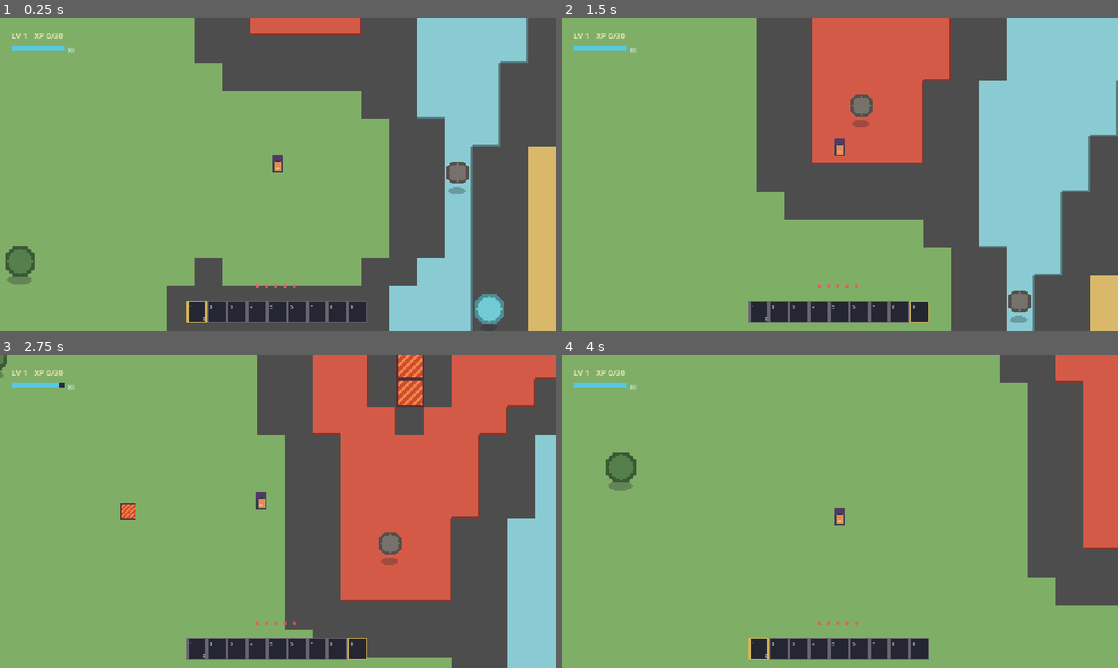
Above: before the commit, frames 1-4 (two rows, left to right).
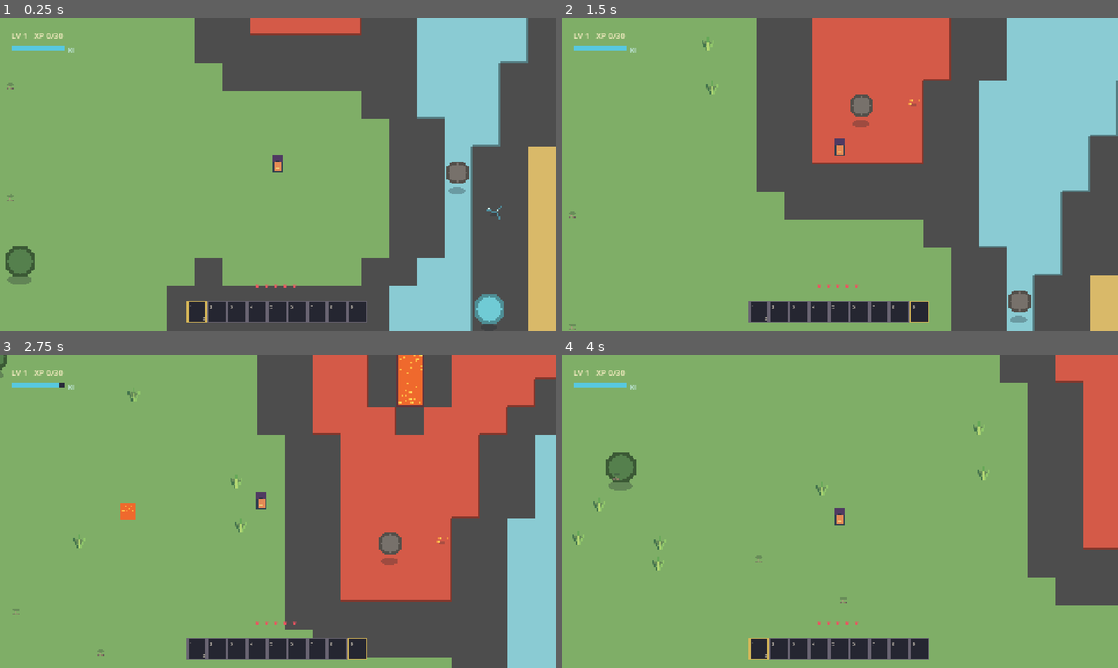
Above: after the commit, the same moments.

Repository: tnvr07/GameZero
Game: Godot game, scene res://scenes/main.tscn
Same seed, same stepped clock (60 frames per second), same inputs: the game is played once before the commit and once after it.
Inputs:
- Up to frame 1 (0.25 s): no input
- Up to frame 2 (1.5 s): tap Enter at 0.5 s; hold W from 0.53 s (still down); tap 1 at 0.6 s; tap Space at 0.77 s; tap 9 at 1.35 s
- Up to frame 3 (2.75 s): tap Space at 1.52 s; release W at 2.03 s; hold A from 2.03 s (still down); tap J at 2.1 s
- Up to frame 4 (4 s): tap Shift at 2.85 s; tap Space at 3.02, 3.77 s; release A at 3.53 s; hold S from 3.53 s (still down); tap 1 at 3.6 s

The runs differ from the first frame. In frame 1, less than 0.1% of the frame differs, in the area x 1-91%, y 20-65%; in frame 2, 0.1%; in frame 3, 1.1%, in the area x 2-81%, y 0-97%; in frame 4, 0.3%.

Commit message:
Add ground detail textures and implement ground detail scattering in the world generation

Diff:
--- a/scripts/art_assets.gd
+++ b/scripts/art_assets.gd
@@ -14,8 +14,10 @@
 
 static var _terrain_texture: Texture2D
 static var _lava_texture: Texture2D
+static var _lava_blast_texture: Texture2D
 static var _player_texture: Texture2D
 static var _decoration_textures: Array[Texture2D] = []
+static var _ground_detail_textures: Dictionary = {}
 static var _decoration_image: Image
 static var _decoration_image_checked := false
 
@@ -58,15 +60,111 @@
 
 static func lava_texture() -> Texture2D:
 	if _lava_texture == null:
-		var image := Image.create(16, 16, false, Image.FORMAT_RGBA8)
-		for y in range(16):
-			for x in range(16):
-				var color := Color("#cf4a32") if ((x + y) % 5 < 3) else Color("#f08a43")
-				if x == 0 or y == 0 or x == 15 or y == 15:
-					color = Color("#542f37")
-				image.set_pixel(x, y, color)
+		var image := Image.create(256, 256, false, Image.FORMAT_RGBA8)
+		for shore_mask in range(16):
+			for variation in range(16):
+				var rng := RandomNumberGenerator.new()
+				rng.seed = 6043 + shore_mask * 97 + variation
+				var tile_origin := Vector2i(
+					((shore_mask & 3) * 4 + (variation & 3)) * 16,
+					((shore_mask >> 2) * 4 + (variation >> 2)) * 16
+				)
+				image.fill_rect(Rect2i(tile_origin, Vector2i(16, 16)), Color("#ef692d"))
+				for speckle in range(12):
+					var speckle_origin := tile_origin + Vector2i(rng.randi_range(1, 14), rng.randi_range(1, 14))
+					image.set_pixelv(speckle_origin, Color("#ffb844"))
+					if rng.randf() < 0.35:
+						image.set_pixelv(speckle_origin + Vector2i(1, 0), Color("#ffd65a"))
+				for side in range(4):
+					if (shore_mask & (1 << side)) == 0:
+						continue
+					for offset in range(16):
+						match side:
+							0:
+								image.set_pixel(tile_origin.x + offset, tile_origin.y, Color("#63343b"))
+							1:
+								image.set_pixel(tile_origin.x + 15, tile_origin.y + offset, Color("#63343b"))
+							2:
+								image.set_pixel(tile_origin.x + offset, tile_origin.y + 15, Color("#63343b"))
+							3:
+								image.set_pixel(tile_origin.x, tile_origin.y + offset, Color("#63343b"))
 		_lava_texture = ImageTexture.create_from_image(image)
 	return _lava_texture
+
+static func lava_blast_texture() -> Texture2D:
+	if _lava_blast_texture == null:
+		var lava_image := lava_texture().get_image()
+		_lava_blast_texture = ImageTexture.create_from_image(lava_image.get_region(Rect2i(0, 0, 16, 16)))
+	return _lava_blast_texture
+
+static func ground_detail_texture(kind: int, variation: int) -> Texture2D:
+	var texture_key := kind * 32 + posmod(variation, 32)
+	if _ground_detail_textures.has(texture_key):
+		return _ground_detail_textures[texture_key]
+	var image := Image.create(16, 16, false, Image.FORMAT_RGBA8)
+	var rng := RandomNumberGenerator.new()
+	rng.seed = 521 + texture_key * 97
+	match kind:
+		0:
+			_draw_detail_line(image, Vector2i(7, 13), Vector2i(5, 8), Color("#42734c"))
+			_draw_detail_line(image, Vector2i(8, 13), Vector2i(8, 6), Color("#67a858"))
+			_draw_detail_line(image, Vector2i(9, 13), Vector2i(11, 8), Color("#91c76b"))
+			_draw_detail_line(image, Vector2i(8, 13), Vector2i(8, 9), Color("#b3d773"))
+		1:
+			_set_detail_pixel(image, Vector2i(6, 12), Color("#776e61"))
+			_set_detail_pixel(image, Vector2i(7, 11), Color("#a89b7b"))
+			_set_detail_pixel(image, Vector2i(8, 12), Color("#8f8065"))
+			_set_detail_pixel(image, Vector2i(9, 12), Color("#625d56"))
+		2:
+			var crack_glow := Color(1.0, 0.40, 0.08, 0.34)
+			var crack_core := Color("#ffbf4e")
+			_draw_detail_glow_line(image, Vector2i(3, 8), Vector2i(7, 7), crack_glow, crack_core)
+			_draw_detail_glow_line(image, Vector2i(7, 7), Vector2i(10, 4), crack_glow, crack_core)
+			_draw_detail_glow_line(image, Vector2i(7, 7), Vector2i(12, 10), crack_glow, crack_core)
+		3:
+			for speckle in range(4):
+				var point := Vector2i(rng.randi_range(3, 12), rng.randi_range(4, 12))
+				_set_detail_pixel(image, point, Color("#f28d42"))
+				if rng.randf() < 0.5:
+					_set_detail_pixel(image, point + Vector2i(1, 0), Color("#ffc653"))
+		4:
+			var ice_crack := Color("#4e8d9d")
+			_draw_detail_line(image, Vector2i(3, 7), Vector2i(8, 8), ice_crack)
+			_draw_detail_line(image, Vector2i(8, 8), Vector2i(11, 5), ice_crack)
+			_draw_detail_line(image, Vector2i(8, 8), Vector2i(10, 12), ice_crack)
+			_set_detail_pixel(image, Vector2i(4, 6), Color("#d6f5ed"))
+			_set_detail_pixel(image, Vector2i(9, 7), Color("#b6e2df"))
+		5:
+			var rock_color := Color("#8a7455")
+			_set_detail_pixel(image, Vector2i(6, 11), rock_color.darkened(0.3))
+			_set_detail_pixel(image, Vector2i(7, 10), rock_color.lightened(0.2))
+			_set_detail_pixel(image, Vector2i(8, 10), rock_color)
+			_set_detail_pixel(image, Vector2i(9, 11), rock_color.darkened(0.15))
+			if rng.randf() < 0.5:
+				_set_detail_pixel(image, Vector2i(11, 12), rock_color.lightened(0.1))
+	_ground_detail_textures[texture_key] = ImageTexture.create_from_image(image)
+	return _ground_detail_textures[texture_key]
+
+static func _set_detail_pixel(image: Image, point: Vector2i, color: Color) -> void:
+	if point.x >= 0 and point.x < image.get_width() and point.y >= 0 and point.y < image.get_height():
+		image.set_pixelv(point, color)
+
+static func _draw_detail_line(image: Image, start: Vector2i, finish: Vector2i, color: Color) -> void:
+	var distance := maxi(absi(finish.x - start.x), absi(finish.y - start.y))
+	for step in range(distance + 1):
+		var weight := float(step) / maxf(1.0, float(distance))
+		_set_detail_pixel(image, Vector2i(roundi(lerpf(start.x, finish.x, weight)), roundi(lerpf(start.y, finish.y, weight))), color)
+
+static func _draw_detail_glow_line(image: Image, start: Vector2i, finish: Vector2i, glow: Color, core: Color) -> void:
+	var distance := maxi(absi(finish.x - start.x), absi(finish.y - start.y))
+	for step in range(distance + 1):
+		var weight := float(step) / maxf(1.0, float(distance))
+		var point := Vector2i(roundi(lerpf(start.x, finish.x, weight)), roundi(lerpf(start.y, finish.y, weight)))
+		_set_detail_pixel(image, point + Vector2i(0, -1), glow)
+		_set_detail_pixel(image, point + Vector2i(0, 1), glow)
+		_set_detail_pixel(image, point + Vector2i(-1, 0), glow)
+		_set_detail_pixel(image, point + Vector2i(1, 0), glow)
+		_set_detail_pixel(image, point, core)
 
 static func player_texture() -> Texture2D:
 	if _player_texture != null:
--- /dev/null
+++ b/scripts/ground_detail.gd
@@ -0,0 +1,18 @@
+extends Node2D
+
+const ArtAssets = preload("res://scripts/art_assets.gd")
+
+var kind := 0
+var variation := 0
+
+func _ready() -> void:
+	var sprite := Sprite2D.new()
+	sprite.texture = ArtAssets.ground_detail_texture(kind, variation)
+	sprite.position.y = -1.0
+	add_child(sprite)
+
+func _draw() -> void:
+	var shadow_radius := 3.0 if kind == 0 or kind == 2 or kind == 4 else 2.0
+	draw_set_transform(Vector2(0, 1), 0.0, Vector2(1.0, 0.4))
+	draw_circle(Vector2.ZERO, shadow_radius, Color(0.12, 0.15, 0.18, 0.24))
+	draw_set_transform(Vector2.ZERO, 0.0, Vector2.ONE)
--- a/scripts/projectile.gd
+++ b/scripts/projectile.gd
@@ -15,7 +15,7 @@
 	shape_node.shape = shape
 	add_child(shape_node)
 	var sprite := Sprite2D.new()
-	sprite.texture = ArtAssets.lava_texture()
+	sprite.texture = ArtAssets.lava_blast_texture()
 	sprite.scale = Vector2(0.55, 0.55)
 	add_child(sprite)
 	body_entered.connect(_on_body_entered)
--- a/scripts/world.gd
+++ b/scripts/world.gd
@@ -3,11 +3,19 @@
 const ArtAssets = preload("res://scripts/art_assets.gd")
 const DecorationScript = preload("res://scripts/decoration.gd")
 const EnemyScript = preload("res://scripts/enemy.gd")
+const GroundDetailScript = preload("res://scripts/ground_detail.gd")
 
 const WORLD_RADIUS := 64
 const DECORATION_COUNT := 300
+const GROUND_DETAIL_COUNT := 480
 const TERRAIN_SOURCE_ID := 0
 const LAVA_SOURCE_ID := 1
+const CARDINAL_OFFSETS: Array[Vector2i] = [
+	Vector2i.UP,
+	Vector2i.RIGHT,
+	Vector2i.DOWN,
+	Vector2i.LEFT,
+]
 
 var player: CharacterBody2D
 var ground: TileMapLayer
@@ -60,7 +68,9 @@
 	var lava_source := TileSetAtlasSource.new()
 	lava_source.texture = ArtAssets.lava_texture()
 	lava_source.texture_region_size = Vector2i(16, 16)
-	lava_source.create_tile(Vector2i.ZERO)
+	for shore_mask in range(16):
+		for variation in range(16):
+			lava_source.create_tile(_lava_atlas_coords(shore_mask, variation))
 	tile_set.add_source(lava_source, LAVA_SOURCE_ID)
 	ground.tile_set = tile_set
 	add_child(ground)
@@ -99,7 +109,6 @@
 			var cell := Vector2i(x, y)
 			var variation := _variation_noise.get_noise_2d(x, y)
 			if biome == 1 and variation > 0.62:
-				ground.set_cell(cell, LAVA_SOURCE_ID, Vector2i.ZERO)
 				_lava_cells[cell] = true
 			else:
 				match biome:
@@ -115,6 +124,19 @@
 	ground.set_cells_terrain_connect(fire_cells, 0, 1, true)
 	ground.set_cells_terrain_connect(ice_cells, 0, 2, true)
 	ground.set_cells_terrain_connect(desert_cells, 0, 3, true)
+	for lava_cell in _lava_cells:
+		var shore_mask := 0
+		for side in range(CARDINAL_OFFSETS.size()):
+			if not _lava_cells.has(lava_cell + CARDINAL_OFFSETS[side]):
+				shore_mask |= 1 << side
+		var variation := posmod(hash(lava_cell), 16)
+		ground.set_cell(lava_cell, LAVA_SOURCE_ID, _lava_atlas_coords(shore_mask, variation))
+
+func _lava_atlas_coords(shore_mask: int, variation: int) -> Vector2i:
+	return Vector2i(
+		(shore_mask & 3) * 4 + (variation & 3),
+		(shore_mask >> 2) * 4 + (variation >> 2)
+	)
 
 func _biome_for_value(value: float) -> int:
 	if value > 0.26:
@@ -143,6 +165,47 @@
 		decorations.add_child(decoration)
 		placed += 1
 
+	_scatter_ground_details(rng)
+
+func _scatter_ground_details(rng: RandomNumberGenerator) -> void:
+	var attempts := 0
+	var placed := 0
+	while placed < GROUND_DETAIL_COUNT and attempts < GROUND_DETAIL_COUNT * 12:
+		attempts += 1
+		var cell := Vector2i(rng.randi_range(-WORLD_RADIUS, WORLD_RADIUS), rng.randi_range(-WORLD_RADIUS, WORLD_RADIUS))
+		if cell.length() < 5 or _lava_cells.has(cell):
+			continue
+		var biome := _biome_for_value(_biome_noise.get_noise_2d(cell.x, cell.y))
+		var detail_chance := 0.0
+		match biome:
+			0:
+				detail_chance = 0.84
+			1:
+				detail_chance = 0.82
+			2:
+				detail_chance = 0.55
+			_:
+				detail_chance = 0.76
+		if rng.randf() > detail_chance:
+			continue
+		var detail := GroundDetailScript.new()
+		detail.kind = _ground_detail_kind(biome, rng)
+		detail.variation = rng.randi()
+		detail.position = ground.map_to_local(cell) + Vector2(rng.randf_range(-5.0, 5.0), rng.randf_range(-5.0, 5.0))
+		decorations.add_child(detail)
+		placed += 1
+
+func _ground_detail_kind(biome: int, rng: RandomNumberGenerator) -> int:
+	match biome:
+		0:
+			return 0 if rng.randf() < 0.56 else 1
+		1:
+			return 2 if rng.randf() < 0.64 else 3
+		2:
+			return 4
+		_:
+			return 5
+
 func _decoration_kind(biome: int, variation: float, rng: RandomNumberGenerator) -> int:
 	match biome:
 		0:
Not shown, added: scripts/ground_detail.gd.uid
Not shown, changed: README.md
